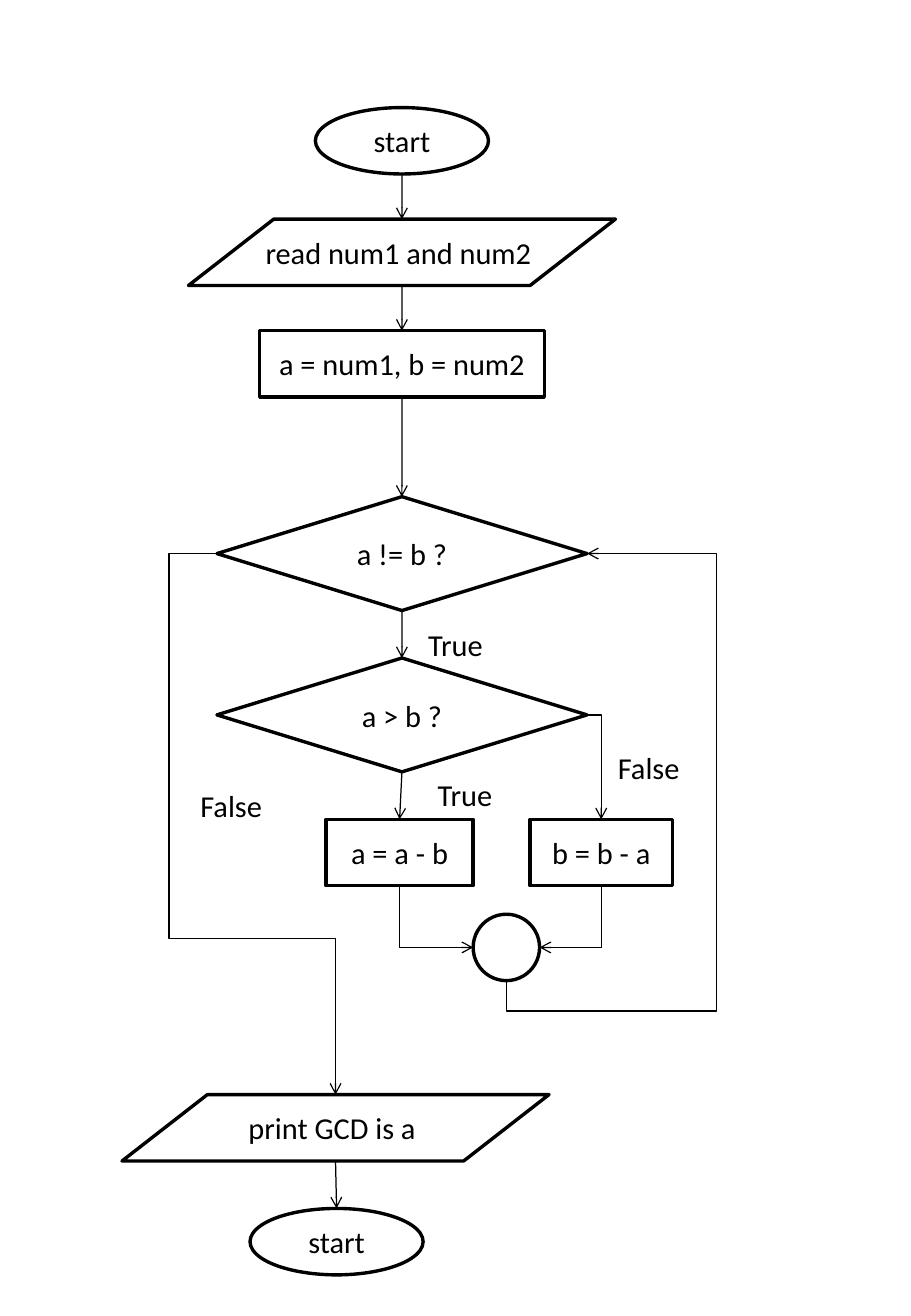
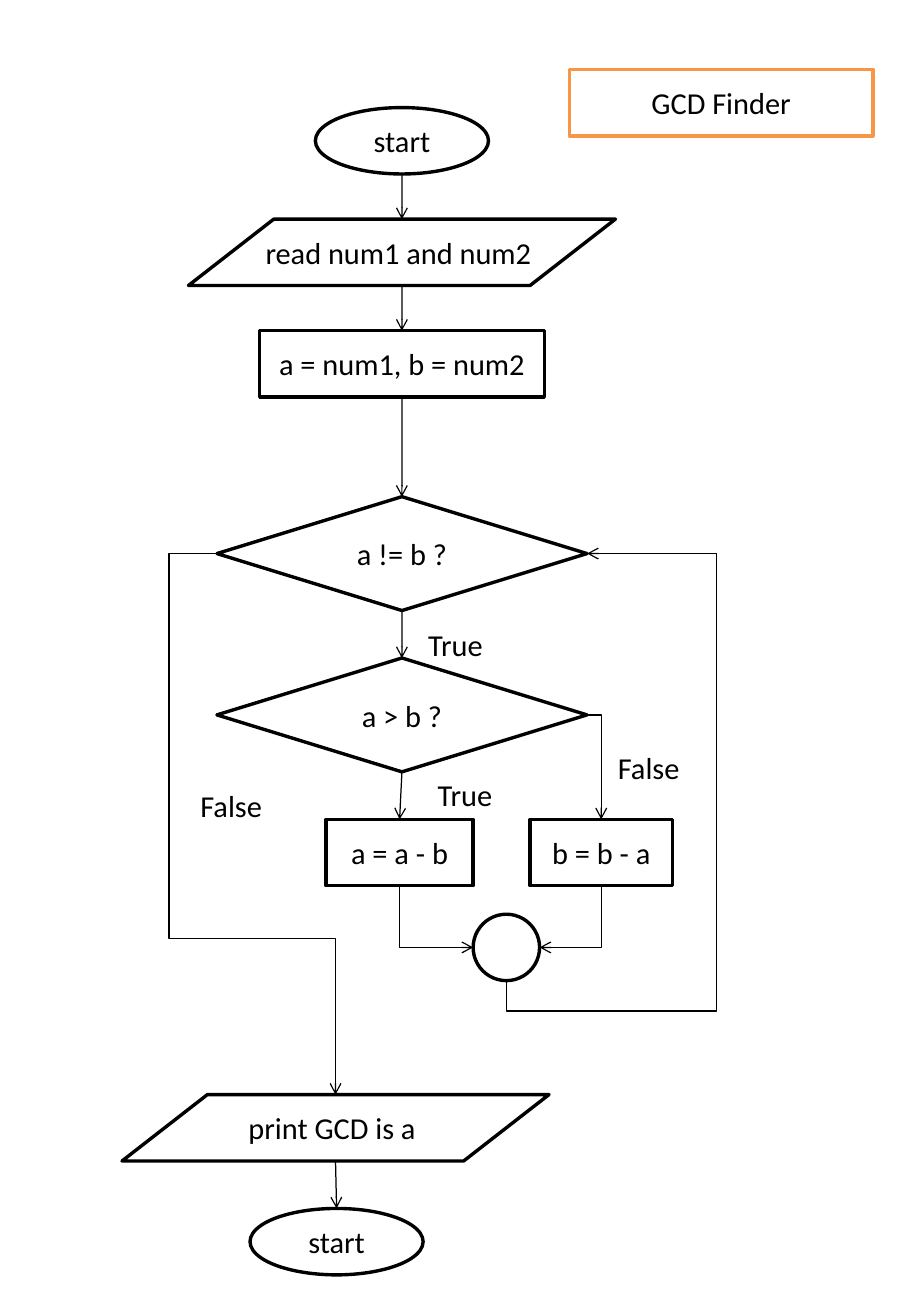
Before and after one commit to rajasekaran36/GE8151-Problem-Solving-and-Python-Programming, a slide deck: slide 2 of Slides/Unit 1/Flow-Charts.pptx. Drawn at 911x1316 pixels with LibreOffice and Linux fonts; fonts in the diff are those of the drawing. Boxes give left, top, right and bottom in pixels: in the first picture for what was removed or moved away, otherwise in the second. Text is boxed around its words. In the diff, an @@ line names an element or a change of style, - is before the commit and + after.

```diff
--- a/Slides/Unit 1/Flow-Charts.pptx
+++ b/Slides/Unit 1/Flow-Charts.pptx
@@ rectangle added at [570, 69, 873, 136], fill #FFFFFF, outline #F79646 2 pt, 18 pt, text #000000 @@
+GCD Finder
```
Also in this commit, not shown: 2 other slides changed, 1 slide added, 1 slide removed, 2 other files.
